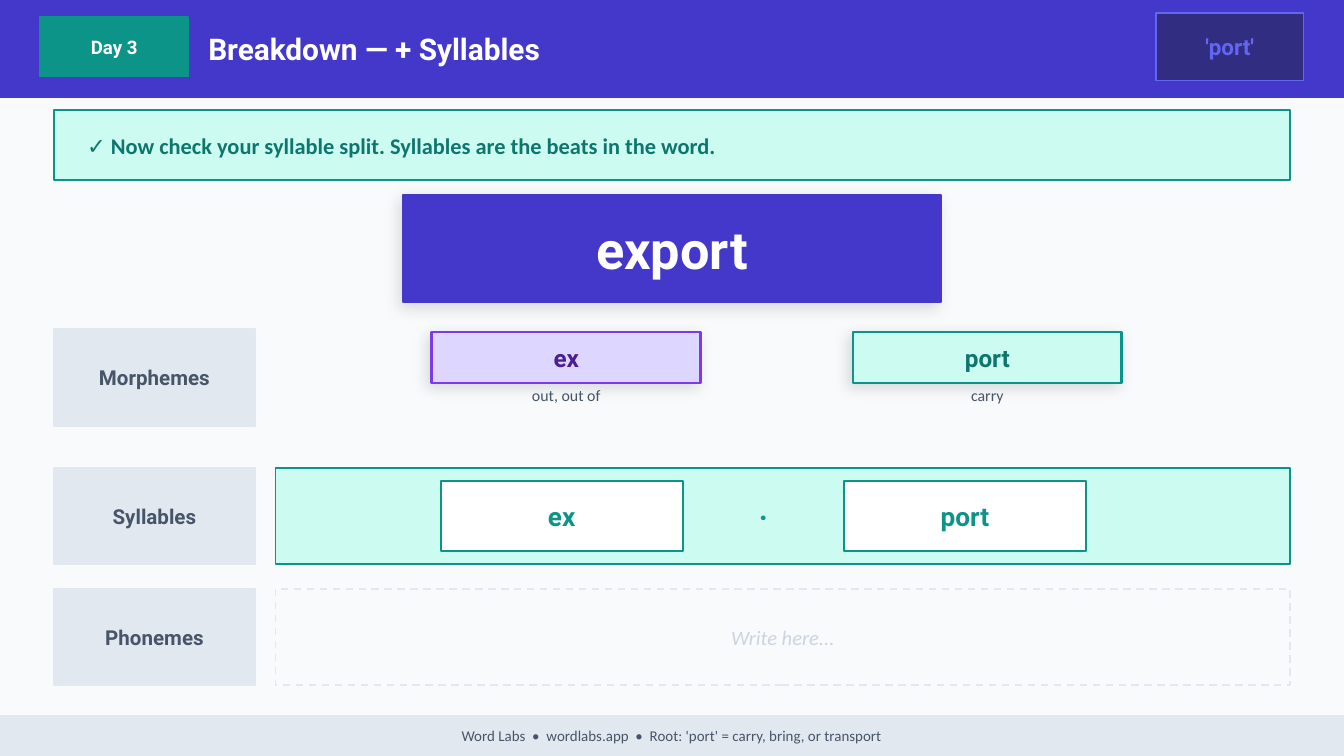
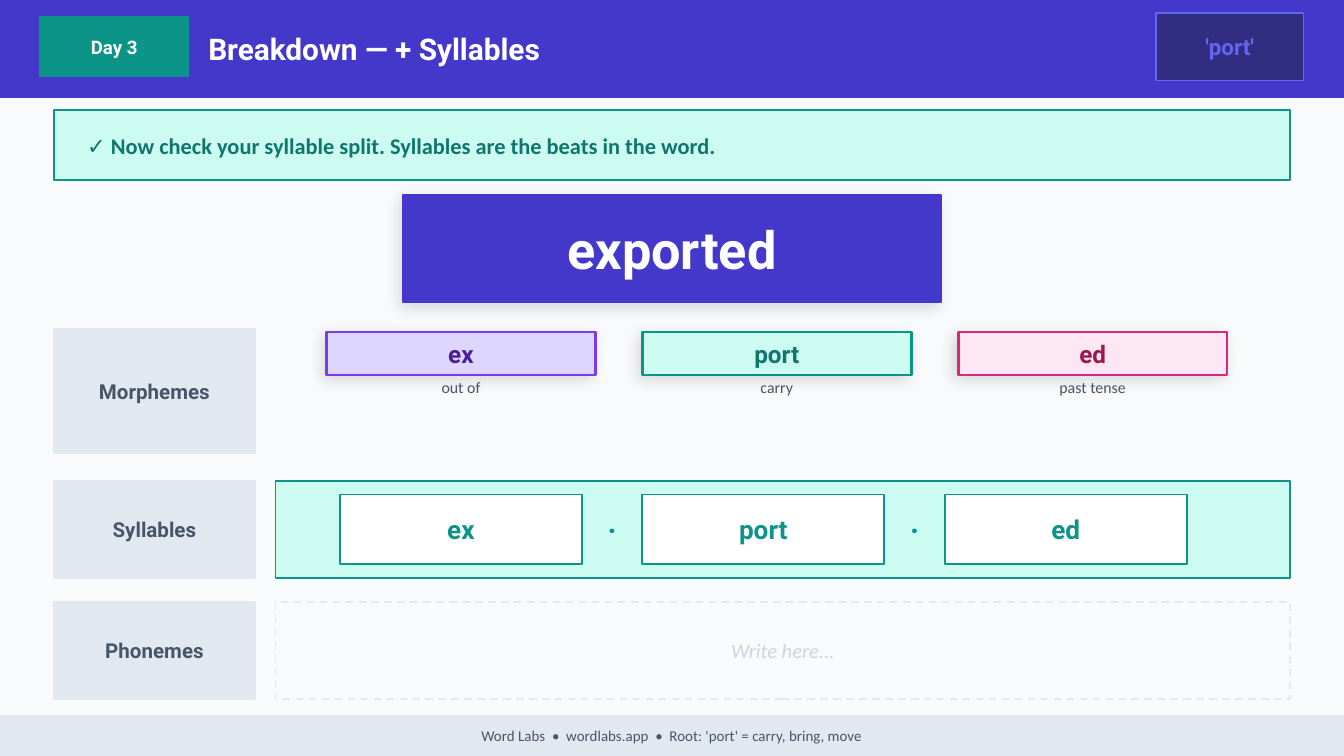
Before and after one commit to NickD135/morphology-builder, a slide deck: slide 30 of output/wordlabs-port-3day.pptx. Drawn at 1344x756 pixels with LibreOffice and Linux fonts; fonts in the diff are those of the drawing. Boxes give left, top, right and bottom in pixels: in the first picture for what was removed or moved away, otherwise in the second. Text is boxed around its words. In the diff, an @@ line names an element or a change of style, - is before the commit and + after.

```diff
--- a/output/wordlabs-port-3day.pptx
+++ b/output/wordlabs-port-3day.pptx
@@ text at [567,230,776,280]: text changed @@
-export
+exported
@@ text "Morphemes": place and size @@
-text "Morphemes" at [99,369,210,389]
+text "Morphemes" at [99,383,210,403]
@@ rectangle: place and size @@
-rectangle at [54,329,255,426]
+rectangle at [54,329,255,453]
@@ text "ex": place and size @@
-text "ex" at [554,354,579,367]
+text "ex" at [448,350,473,363]
@@ rectangle: place and size @@
-rectangle at [431,332,700,383]
+rectangle at [327,332,595,375]
@@ text "port": place and size @@
-text "port" at [965,351,1010,372]
+text "port" at [754,347,799,368]
@@ proportions changed in 3 elements at [54,329,255,453], [327,332,595,375], [642,332,911,375] @@
@@ rectangle: place and size @@
-rectangle at [853,332,1122,383]
+rectangle at [642,332,911,375]
@@ rectangle added at [958,332,1227,375], fill #FCE7F3, outline #DB2777 1.5 pt @@
@@ text added at [1079,344,1106,364], 13 pt, text #9D174D, bold @@
+ed
@@ text at [442,382,480,393]: text changed @@
-out, out of
+out of
@@ text "carry": place and size @@
-text "carry" at [971,393,1003,404]
+text "carry" at [760,385,792,396]
@@ text added at [1059,383,1126,396], 8.5 pt, text #475569 @@
+past tense
@@ text "ex": place and size @@
-text "ex" at [548,512,575,527]
+text "ex" at [447,525,474,540]
@@ rectangle: place and size @@
-rectangle at [844,481,1086,551]
+rectangle at [340,495,582,564]
@@ text "·" rewrapped from [683,481,844,551] to [582,495,642,564] @@
@@ text "port": place and size @@
-text "port" at [941,508,989,532]
+text "port" at [739,521,787,545]
@@ rectangle: place and size @@
-rectangle at [441,481,683,551]
+rectangle at [642,495,884,564]
@@ text added at [884,495,945,564], 16 pt, text #0D9488, bold @@
+·
@@ rectangle added at [945,495,1187,564], fill #FFFFFF, outline #0D9488 1 pt @@
@@ text added at [1051,519,1080,540], 14 pt, text #0D9488, bold @@
+ed
@@ 4 rectangles, 3 texts: place and size @@
-4 rectangles, 3 texts at [54,468,1290,685]
+4 rectangles, 3 texts at [54,481,1290,699]
@@ text at [481,730,862,744]: text changed @@
-Word Labs • wordlabs.app • Root: 'port' = carry, bring, or transport
+Word Labs • wordlabs.app • Root: 'port' = carry, bring, move
```
Also in this commit, not shown: 34 other slides changed, 8 other files.
